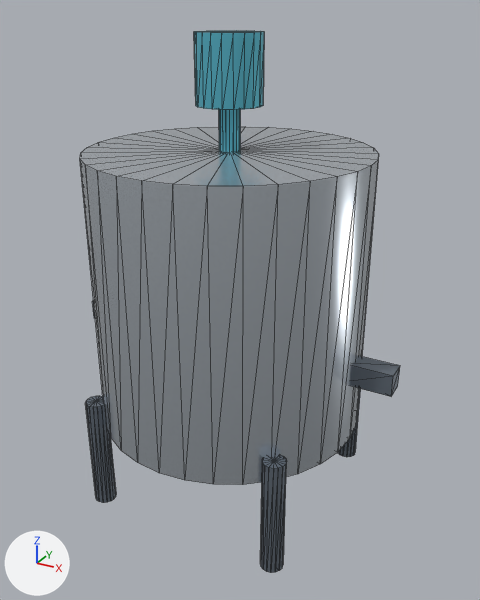
The glTF model public/sample-models/mixing-tank-agitator.glb as it was, and as the next commit left it.
One viewpoint serves both versions: a 50 mm camera at (1.4, -2.46, 2.23) aimed at (0.05, -0.01, 1.0). Every picture has the same lights, and +X, +Y and +Z are marked at lower left. The picture after the commit comes second. Mesh edges are drawn as thin lines. Where no turn or scale is listed for an object, it has been applied to the vertices. Vertices at exactly the same position are counted once.

Objects in the first picture: 'Agitator_Impeller_Axis', 'Stainless_Tank_Vessel', 'Tank_Support_Skid'.
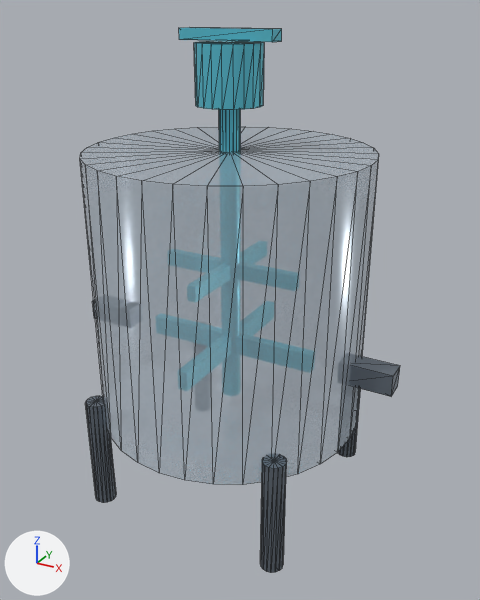
Pixel boxes (x1, y1, x2, y2) of what changed, in the pictures (480 x 600 px; the box of a moved part takes in the faces that stretch with it):
'Stainless_Tank_Vessel', surface changed
    both: (80, 127, 379, 485)
'Agitator_Impeller_Axis', reshaped
    before: (194, 31, 264, 152)
    after: (179, 27, 282, 152)
part 1 of me_agitator_impeller_axis_mesh, added (cyan)
    after: (179, 27, 282, 42)
part 2 of me_agitator_impeller_axis_mesh, moved or reshaped
    before: (194, 31, 264, 107)
    after: (194, 41, 264, 107)

The change, as a diff of the scene's bpy script:
```diff
--- a/public/sample-models/mixing-tank-agitator.glb.py
+++ b/public/sample-models/mixing-tank-agitator.glb.py
@@ mat_stainless_tank_vessel_mat @@
 mat_stainless_tank_vessel_mat.base_color = (0.64, 0.7, 0.76)  # light grey #d1dae2
-mat_stainless_tank_vessel_mat.metallic = 0.82
+mat_stainless_tank_vessel_mat.metallic = 0.35
 mat_stainless_tank_vessel_mat.roughness = 0.24
+mat_stainless_tank_vessel_mat.alpha = 0.44
@@ me_agitator_impeller_axis_mesh @@
 # used by ob_agitator_impeller_axis; location = (0.0, 0.0, 1.22)
 # verts and faces of me_agitator_impeller_axis_mesh; kept vertices keep their numbers, new ones are numbered from 100
 # before: 57 (0.14, 0.0, 0.92) at pixel (260, 32), 59 (0.13, -0.04, 0.92) at pixel (254, 32), 61 (0.11, -0.08, 0.92) at pixel (244, 32), 63 (0.08, -0.11, 0.92) at pixel (233, 32), 65 (0.04, -0.13, 0.92) at pixel (221, 32)
 # before: 67 (0.0, -0.14, 0.92) at pixel (210, 32), 69 (-0.04, -0.13, 0.92) at pixel (202, 32), 71 (-0.08, -0.11, 0.92) at pixel (196, 32), 73 (-0.11, -0.08, 0.92) at pixel (193, 31), 75 (-0.13, -0.04, 0.92) at pixel (194, 31)
 # before: 77 (-0.14, 0.0, 0.92) at pixel (199, 31), 79 (-0.13, 0.04, 0.92) at pixel (206, 30), 81 (-0.11, 0.08, 0.92) at pixel (215, 30), 83 (-0.08, 0.11, 0.92) at pixel (225, 30), 85 (-0.04, 0.13, 0.92) at pixel (236, 30)
 # before: 87 (0.0, 0.14, 0.92) at pixel (246, 30), 89 (0.04, 0.13, 0.92) at pixel (254, 30), 91 (0.08, 0.11, 0.92) at pixel (260, 31), 93 (0.11, 0.08, 0.92) at pixel (264, 31), 95 (0.13, 0.04, 0.92) at pixel (264, 31)
 # before: 97 (0.14, 0.0, 0.92) at pixel (260, 32), 98 (0.0, 0.0, 0.92) at pixel (229, 31)
-me_agitator_impeller_axis_mesh.from_pydata(...)  # 100 vertices, 176 faces; spans x -0.38..0.38, y -0.38..0.38, z -0.73..0.92
+me_agitator_impeller_axis_mesh.from_pydata(...)  # 124 vertices, 212 faces; spans x -0.42..0.42, y -0.42..0.42, z -0.73..0.93
+# me_agitator_impeller_axis_mesh part 1: a new loose piece, a box spanning x -0.21..0.21, y -0.04..0.04, z 0.887..0.933, in mat_agitator_impeller_axis_mat (cyan #69d7ec)
+# me_agitator_impeller_axis_mesh part 2
+for i in [57, 59, 61, 63, 65, 67, 69, 71, 73, 75, 77, 79, 81, 83, 85, 87, 89, 91, 93, 95, 97, 98]: verts[i] += (0.0, 0.0, -0.04)
+# other edits to the shape of me_agitator_impeller_axis_mesh do not show in these pictures
 me_agitator_impeller_axis_mesh.materials.append(mat_agitator_impeller_axis_mat)
```
